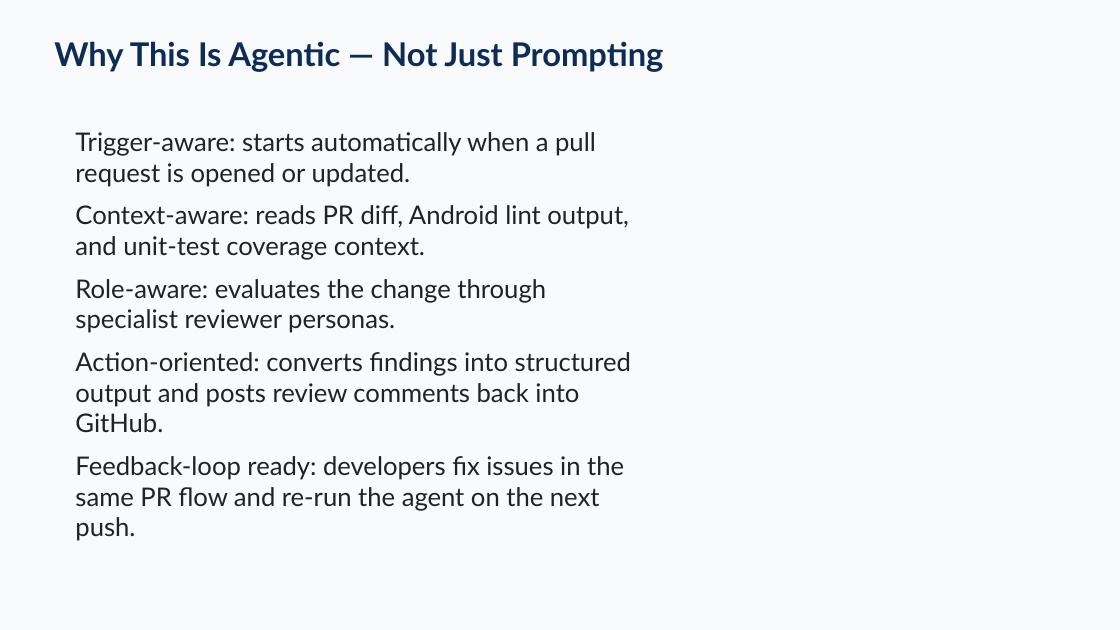
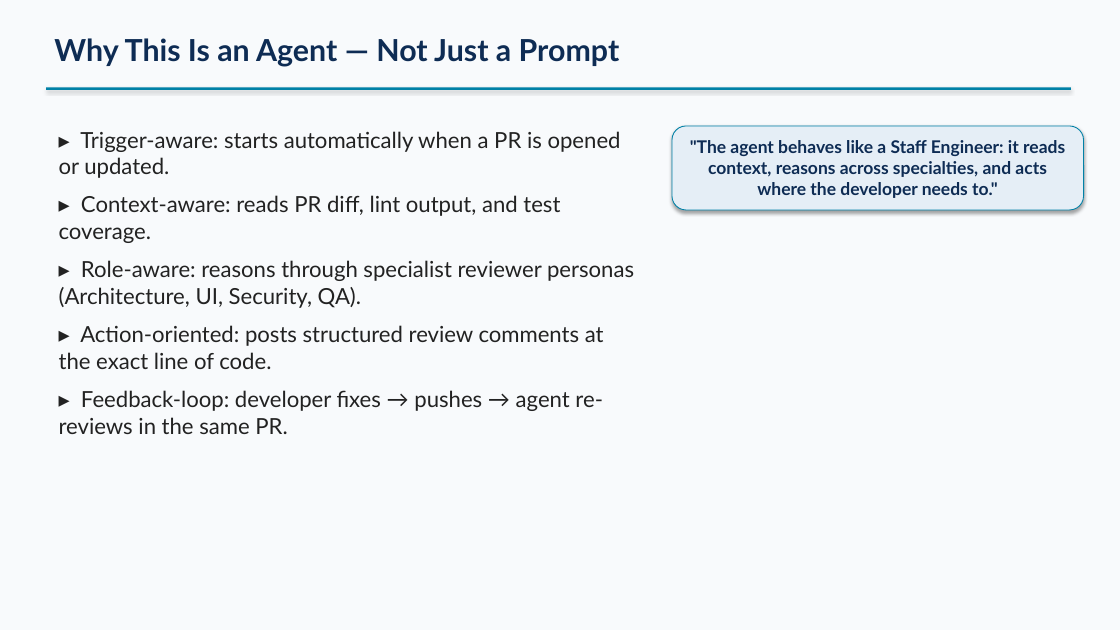
Before and after one commit to meetjanani/AI_Quiz_Using_Agent, a slide deck: slide 3 of docs/presentation/Agentic_AI_Code_Review_Demo.pptx. Drawn at 1120x630 pixels with LibreOffice and Linux fonts; fonts in the diff are those of the drawing. Boxes give left, top, right and bottom in pixels: in the first picture for what was removed or moved away, otherwise in the second. Text is boxed around its words. In the diff, an @@ line names an element or a change of style, - is before the commit and + after.

```diff
--- a/docs/presentation/Agentic_AI_Code_Review_Demo.pptx
+++ b/docs/presentation/Agentic_AI_Code_Review_Demo.pptx
@@ text at (54, 38, 620, 66): text changed; size 28 to 26 pt @@
-Why This Is Agentic — Not Just Prompting
+Why This Is an Agent — Not Just a Prompt
@@ rectangle added at (46, 87, 1071, 90), fill #0081A7 @@
@@ text at (59, 131, 634, 434): text changed; size 22 to 19 pt @@
-Trigger-aware: starts automatically when a pull request is opened or updated.
-Context-aware: reads PR diff, Android lint output, and unit-test coverage context.
-Role-aware: evaluates the change through specialist reviewer personas.
-Action-oriented: converts findings into structured output and posts review comments back into GitHub.
-Feedback-loop ready: developers fix issues in the same PR flow and re-run the agent on the next push.
+▸ Trigger-aware: starts automatically when a PR is opened or updated.
+▸ Context-aware: reads PR diff, lint output, and test coverage.
+▸ Role-aware: reasons through specialist reviewer personas (Architecture, UI, Security, QA).
+▸ Action-oriented: posts structured review comments at the exact line of code.
+▸ Feedback-loop: developer fixes → pushes → agent re-reviews in the same PR.
@@ rounded rectangle added at (672, 126, 1084, 210), fill #E5EEF6, outline #0081A7 0.75 pt, 15 pt, text #0E2C54, bold @@
+"The agent behaves like a Staff Engineer: it reads context, reasons across specialties, and acts where the developer needs to."
```
Also in this commit, not shown: 3 other slides changed, 6 slides added, 6 slides removed, 3 other files.
